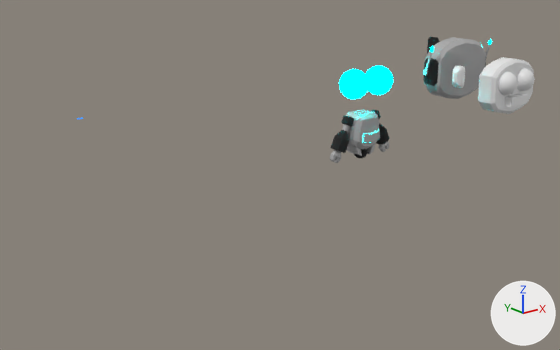
Renders of the Blender file dev task 2 Robot.blend from each side of a commit.
Before and after are seen from a camera (50 mm lens) standing at (-5.42, -12.72, 5.6) and looking at (4.46, -0.38, 0.66). The lights are fixed; the arrows at lower right show +X, +Y and +Z. The picture after the commit comes second.

Before the edit, the objects in view are built like this:
```python
ob_cube_001 = bpy.data.objects.new('Cube.001', me_cube_012)
ob_cube_001.location = (7.45, 0.25, 1.84)
ob_cube_002 = bpy.data.objects.new('Cube.002', me_cube_013)
ob_cube_002.location = (9.52, -0.81, 2.31)
ob_cube_002.rotation_euler = (0.0, 0.0, 3.105)  # degrees (0, 0, 178)
ob_cube_003 = bpy.data.objects.new('Cube.003', me_cube_014)
ob_cube_003.location = (9.73, -2.42, 1.93)
ob_cube_003.scale = (0.3, 0.108, 0.108)
ob_ear = bpy.data.objects.new('ear', me_cube_016)
ob_ear.location = (8.51, -1.62, 2.47)
ob_ear.scale = (0.0628, 0.126, 0.258)
ob_sphere_001 = bpy.data.objects.new('Sphere.001', me_sphere_001)
ob_sphere_001.location = (7.45, 0.12, 1.84)
# also in view: 'Cube' at (7.45, 0.21, 0.99); 'head' at (9.77, -2.12, 2.21)
```
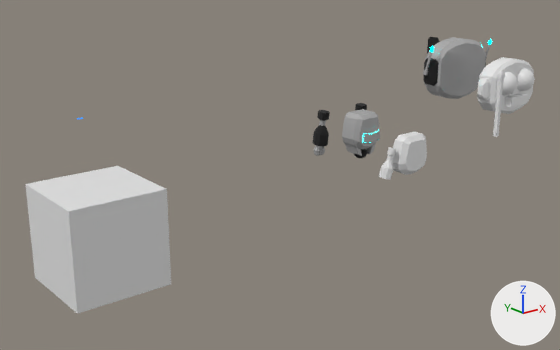
Changed parts and their boxes [x1, y1, x2, y2] in the pictures (560 x 350 px):
'Cube.005', added: after [25, 166, 171, 314]
'Cube.001', reshaped, moved (10% narrower): before [330, 110, 390, 163]; after [313, 103, 367, 156]
'Sphere.001', deleted (cyan): before [339, 65, 393, 99]
'Circle.001', added: after [392, 132, 427, 175]
'ear', moved: before [452, 66, 465, 88]; after [477, 78, 491, 100]
'Cube.006', added: after [493, 79, 504, 137]
'Cylinder.001', added: after [379, 147, 396, 180]

The change in detail:
me_cube_012 is used by ob_cube_001; location (7.45, 0.25, 1.84).
me_cube_012 had 138 vertices, 136 faces and spanned x 0.282..0.976, y -0.162..0.162, z -1.459..-0.354.
me_cube_012 now has 138 vertices, 136 faces and spans x 0.482..0.819, y -0.191..0.19, z -1.474..-0.34.
me_cube_012 part 1: the whole mesh is multiplied about its middle by the matrix ((0.917, -0.069, 0.394), (0.107, 0.992, -0.073), (-0.385, 0.109, 0.916)), then moved by (0.017, -0.005, 0.003).
Mesh me_cylinder_002 is new.
It has 70 vertices, 62 faces and spans x -1.5..1.5, y -1.58..1.58, z -9.22..1.0.
Mesh me_circle_004 is new.
It has 64 vertices, 50 faces and spans x -0.85..0.85, y -0.88..0.85, z -0.86..0.02.
Object 'ear' (ob_ear) moves from (8.51, -1.62, 2.47) to (8.81, -2.12, 2.23).
Object 'Cube.001' (ob_cube_001) moves from (7.45, 0.25, 1.84) to (7.47, 0.98, 1.84).
Object 'Sphere.001' (ob_sphere_001) is deleted.
Object 'Cube.006' (ob_cube_006) is new; it shows a copy of the mesh of ob_cube_003.
Its location is (8.02, -3.18, 2.15).
Its scale is (0.0409, 0.0409, 0.646).
Object 'Cube.005' (ob_cube_005) is new; it shows a copy of the mesh of ob_cube_003.
Its location is (0.73, 0.68, -0.1).
Object 'Cylinder.001' (ob_cylinder_001) is new; it shows me_cylinder_002.
Its location is (6.34, -1.81, 1.17).
Its rotation in degrees is (3, 14, -3).
Its scale is (0.0844, 0.0844, 0.0639).
Object 'Circle.001' (ob_circle_001) is new; it shows me_circle_004.
Its location is (6.9, -2.02, 1.01).
Its rotation in degrees is (93, 0, 0).
Its scale is (0.512, 0.512, 0.512).
